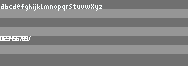
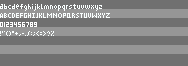
Layered file, before and after one edit (188x66). Changes by layer:
added layer "punc" in group "fontTiny" over [left=0, top=31, right=54, bottom=36]
renamed "lowerCases" to "letters", painted on it over [left=0, top=4, right=110, bottom=18]
painted on "numSmall" over [left=0, top=22, right=37, bottom=41]
